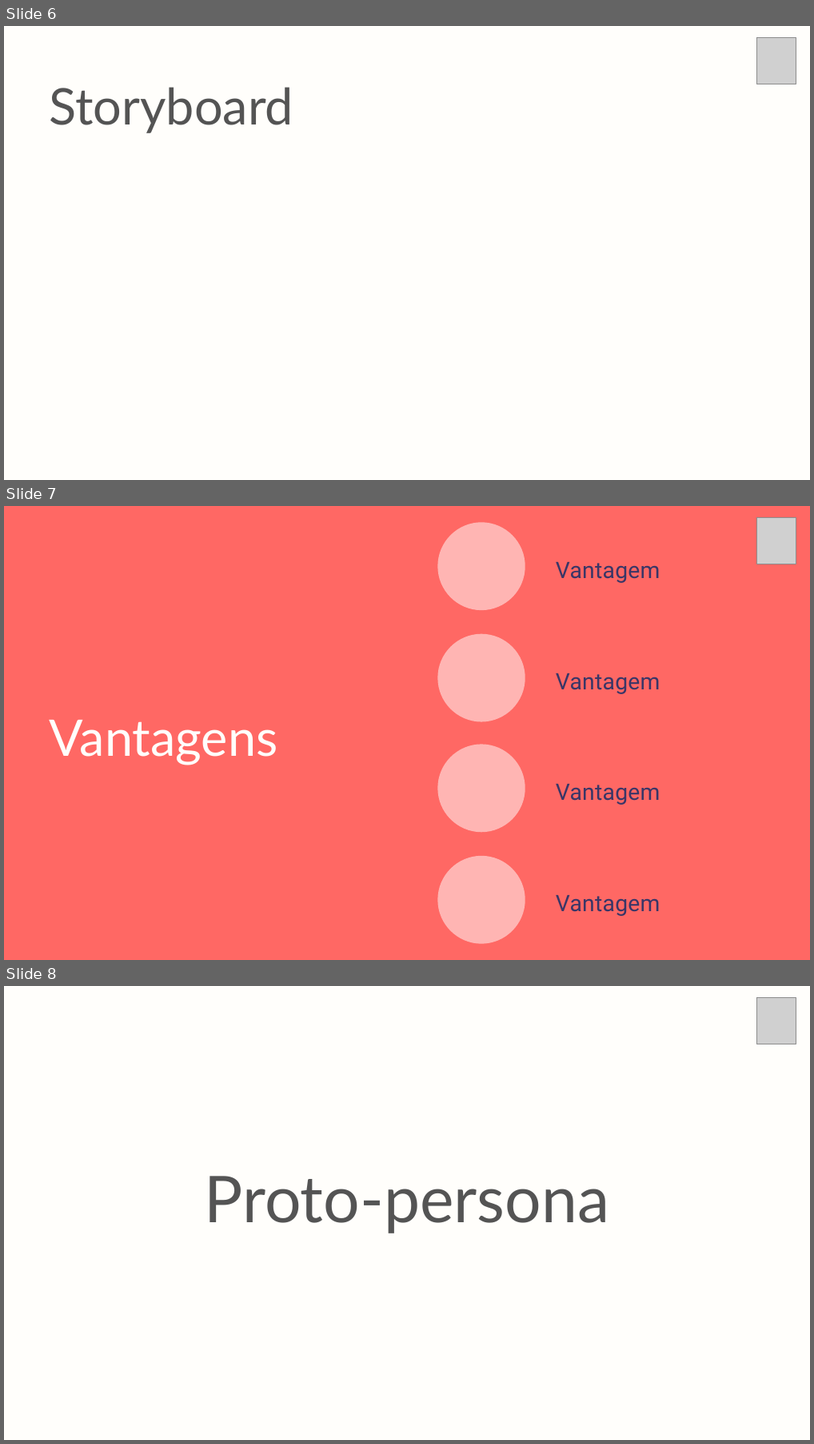
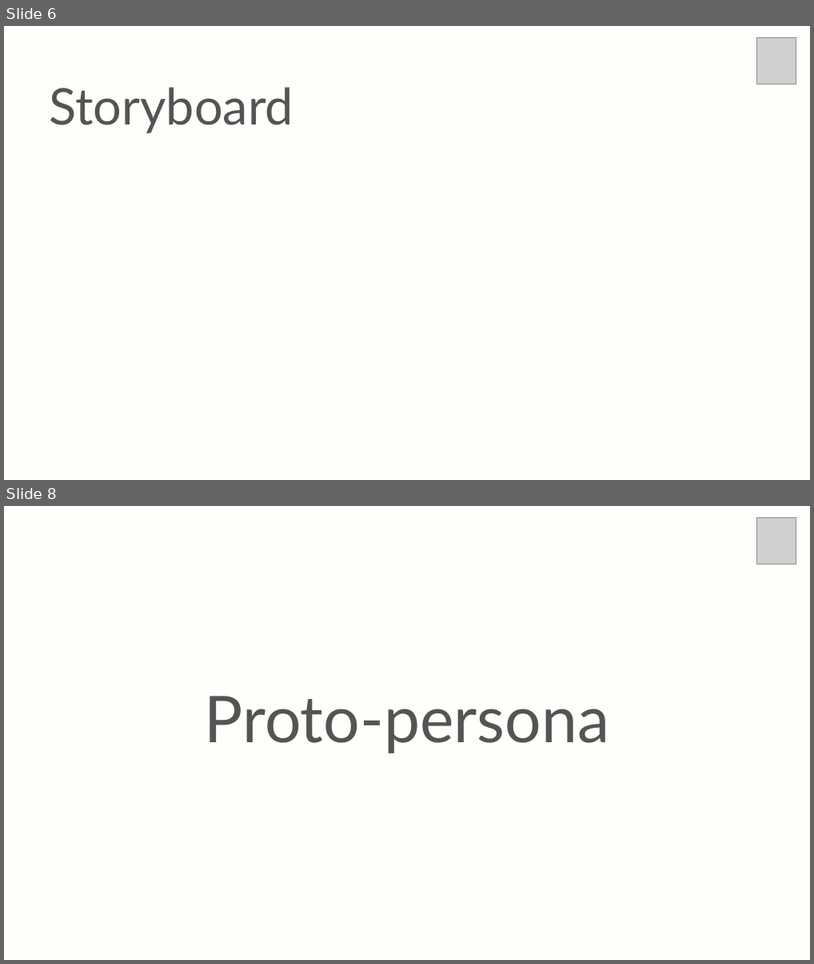
Before and after one commit to christian-raphael/Pyxis, a slide deck: Documentação/Pyxis.pptx. Shown one above the other, each under a label of ours: slides 6, 7 and 8 before the commit, slides 6 and 8 after it; the slides between them are not shown. The pictures are 814x1444 and 814x964 pixels, drawn with LibreOffice and Linux fonts; fonts in the diff are those of the drawing; grey boxes stand for pictures; background and template pictures are left out. Boxes give left, top, right and bottom in pixels: in the first picture for what was removed or moved away, otherwise in the second. Text is boxed around its words. In the diff, an @@ line names an element or a change of style, - is before the commit and + after.

```diff
--- a/Documentação/Pyxis.pptx
+++ b/Documentação/Pyxis.pptx
@@ slide 7 removed at bbox=[4, 506, 810, 960], background picture (left out) @@
@@ freeform shape removed at bbox=[438, 522, 526, 610] @@
@@ picture removed at bbox=[757, 518, 796, 564] @@
@@ text removed at bbox=[556, 562, 661, 583] @@
-Vantagem
@@ freeform shape removed at bbox=[438, 634, 526, 722] @@
@@ text removed at bbox=[556, 673, 661, 694] @@
-Vantagem
@@ text removed at bbox=[50, 720, 278, 765] @@
-Vantagens
@@ freeform shape removed at bbox=[438, 744, 526, 832] @@
@@ text removed at bbox=[556, 784, 661, 804] @@
-Vantagem
@@ freeform shape removed at bbox=[438, 856, 526, 944] @@
@@ text removed at bbox=[556, 895, 661, 916] @@
-Vantagem
```
Also in this commit, not shown: 2 slides added, 1 other slide removed, 4 other files.
